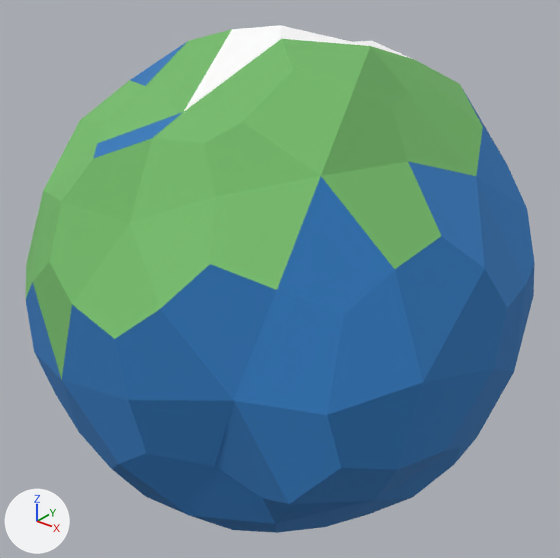
What one commit did to the OBJ model Assets/Project/planet 1.obj.
The view is the same before and after, from a camera (50 mm lens) standing at (559.0, -395.0, 189.0) and looking at (346.0, -129.0, 24.0). Arrows for +X, +Y and +Z are at lower left; the lights stay in place. Where no turn or scale is listed for an object, it has been applied to the vertices.

Names of what the first picture shows: 'planet 1'.
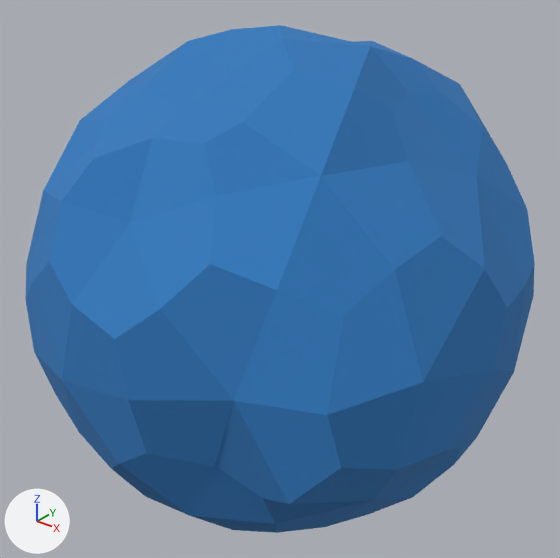
The newer file is also turned or shifted as a whole; pictures and numbers use the older file's frame.

Boxes [x1, y1, x2, y2] around the edits, measured in the pictures (560 x 558 px):
part 1 of me_planet_1, recoloured (white to blue)
    both: [184, 25, 415, 111]
part 2 of me_planet_1, recoloured (green to blue)
    both: [25, 29, 483, 380]

Diff of the bpy script that builds the scene:
```diff
--- a/Assets/Project/planet 1.obj.py
+++ b/Assets/Project/planet 1.obj.py
@@ me_planet_1 @@
 me_planet_1.from_pydata(...)  # 182 vertices, 181 faces; spans x 230.0..464.0, y -244.0..-13.0, z -95.0..142.0
 # used by ob_planet_1; location = (0.0, 0.0, 0.0)
+# me_planet_1 part 1: all 23 faces that had it switch from mat_lambert3sg (white #ffffff) to mat_blinn1sg (blue #3079bc)
+# me_planet_1 part 2: all 61 faces that had it switch from mat_lambert2sg (green #76bc6c) to mat_blinn1sg (blue #3079bc)
```
